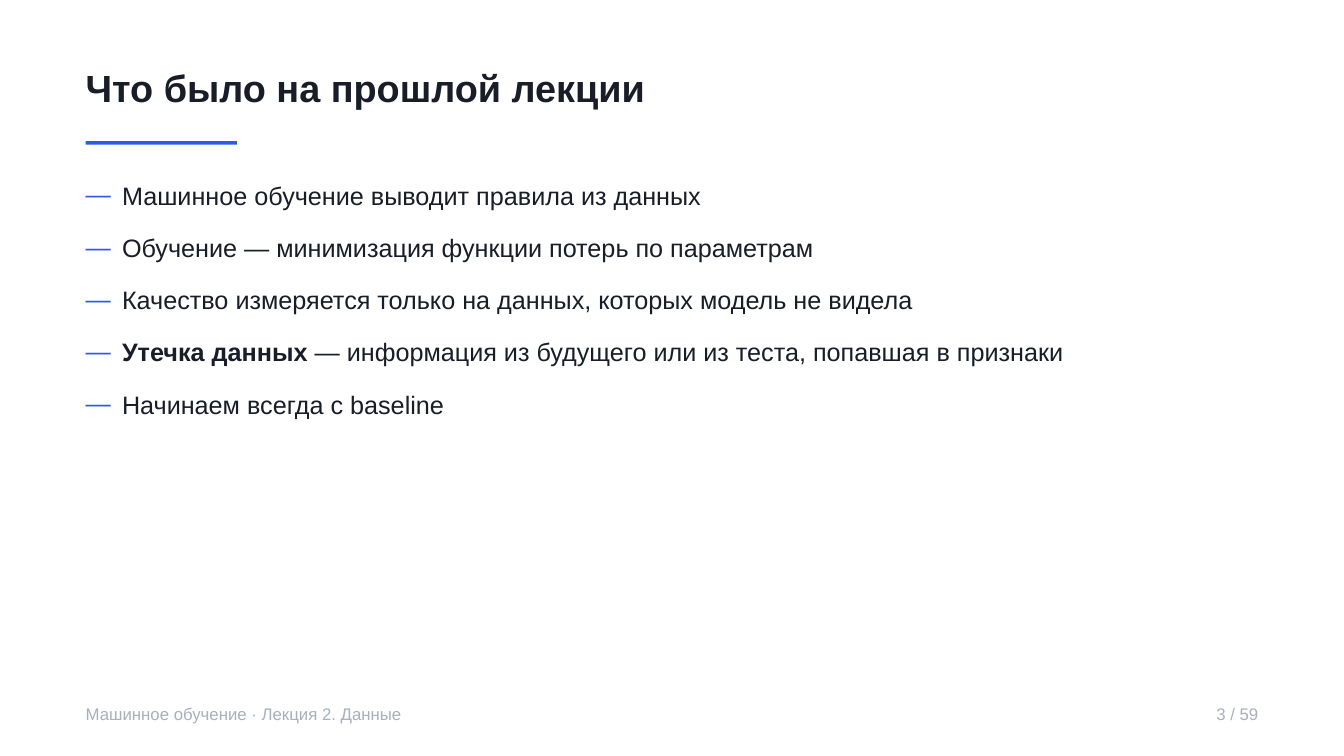
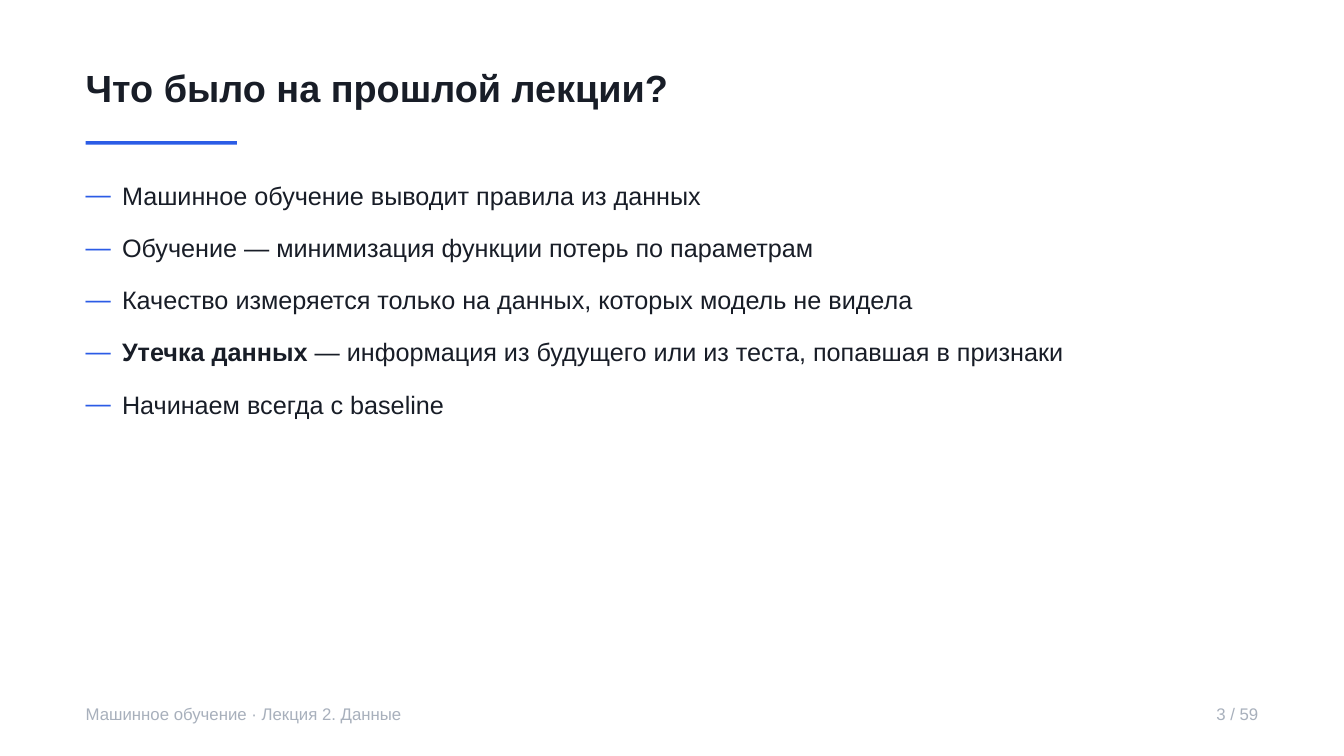
Before and after one commit to rustam-azimov/ml-course-spbu, a slide deck: slide 3 of lectures/lecture02.pptx. Drawn at 1344x756 pixels with LibreOffice and Linux fonts; fonts in the diff are those of the drawing. Boxes give left, top, right and bottom in pixels: in the first picture for what was removed or moved away, otherwise in the second. Text is boxed around its words. In the diff, an @@ line names an element or a change of style, - is before the commit and + after.

```diff
--- a/lectures/lecture02.pptx
+++ b/lectures/lecture02.pptx
@@ text at (86, 74, 668, 109): text changed @@
-Что было на прошлой лекции
+Что было на прошлой лекции?
```
Also in this commit, not shown: 9 other slides changed, 2 other files.
